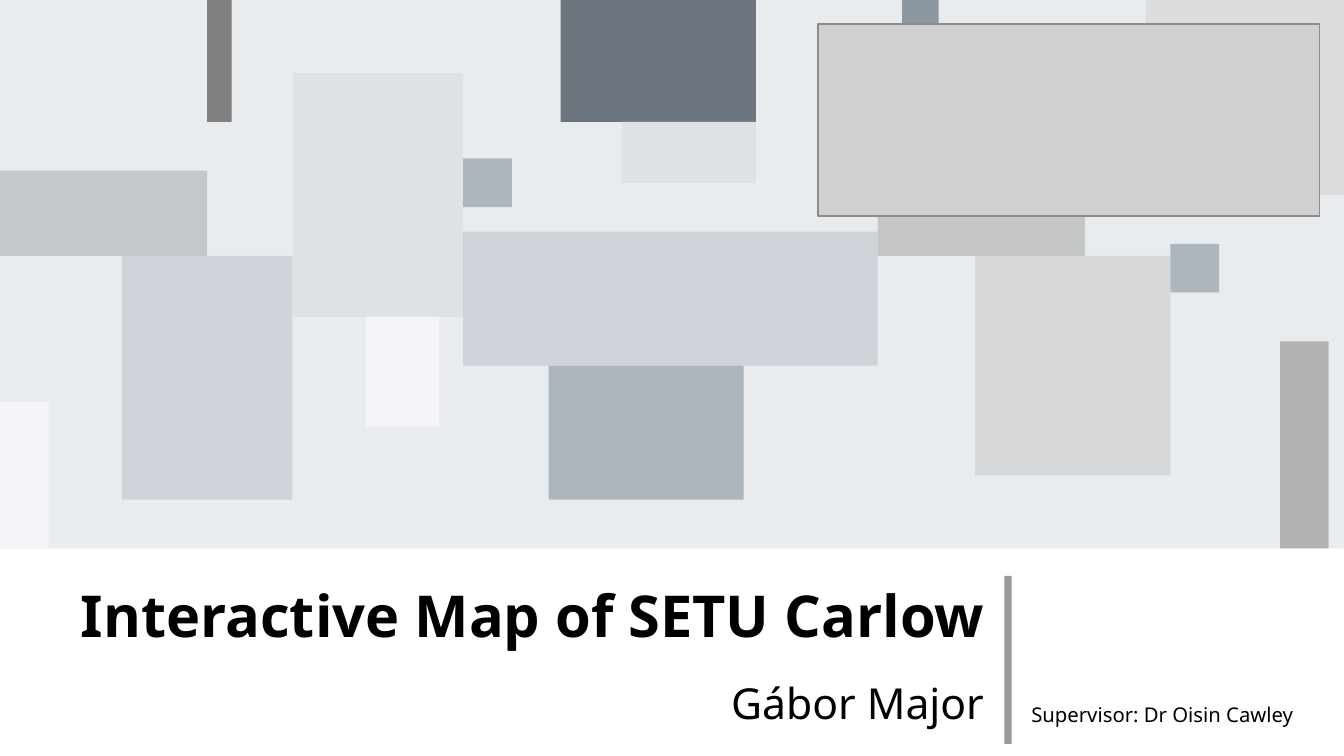
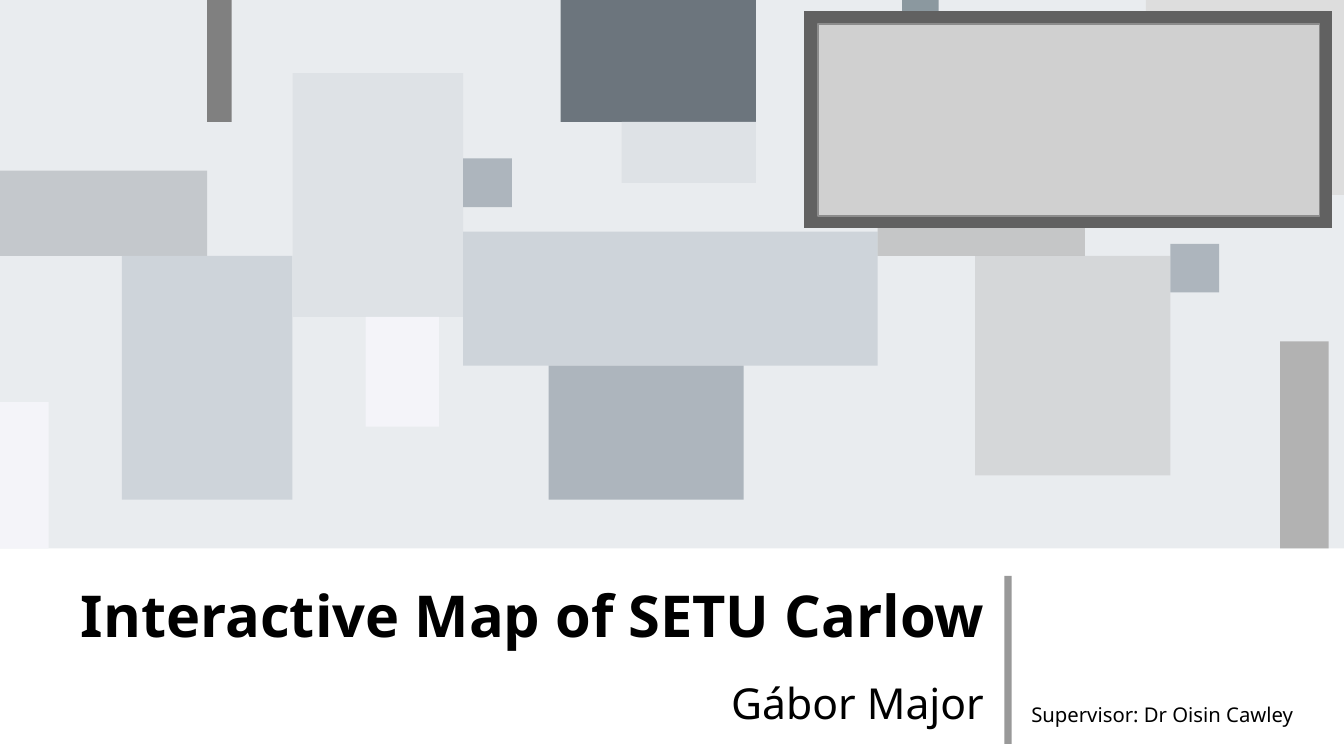
Before and after one commit to NotYetTerminal/Interactive-Map-SETU-Carlow, a slide deck: slide 1 of Project Documents/Gabor_Major_Interactive_Map_Presentation.odp. Drawn at 1344x756 pixels with LibreOffice and Linux fonts; fonts in the diff are those of the drawing; grey boxes stand for pictures. Boxes give left, top, right and bottom in pixels: in the first picture for what was removed or moved away, otherwise in the second. Text is boxed around its words. In the diff, an @@ line names an element or a change of style, - is before the commit and + after.

```diff
--- a/Project Documents/Gabor_Major_Interactive_Map_Presentation.odp
+++ b/Project Documents/Gabor_Major_Interactive_Map_Presentation.odp
@@ rectangle added at (805, 11, 1333, 227), fill #616161, outline #616161 0 pt @@
```
Also in this commit, not shown: 1 other slide changed, 5 slides added, 2 slides removed, 1 other file.
